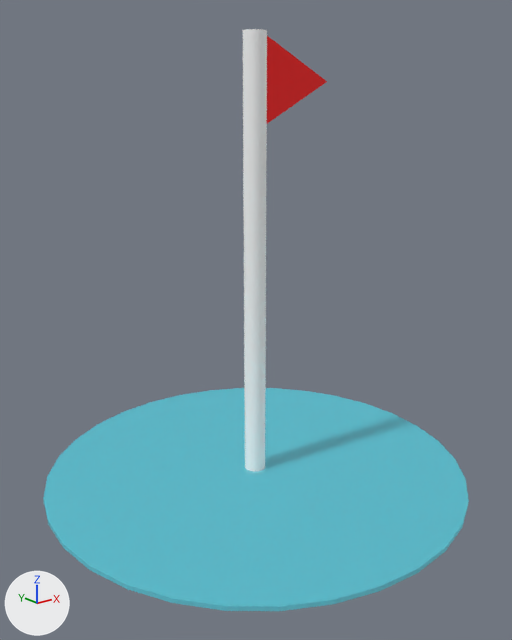
Renders of the COLLADA model wolf_waypoints/media/waypoint.dae from each side of a commit.
Camera for both pictures: a 50 mm camera at (-1.94, -2.42, 1.74) aimed at (-0.04, -0.05, 0.79). The axes (+X, +Y, +Z) are drawn at lower left. The lights are the same throughout.

Before the edit, the objects in view are built like this:
```python
me_cylinder_001_geometry = bpy.data.meshes.new('Cylinder_001-Geometry')
me_cylinder_001_geometry.from_pydata(...)  # a 32-sided cylinder along z spanning x -1.0..1.0, y -1.0..1.0, z -0.01..0.01
me_cylinder_001_geometry.materials.append(mat_blue_alpha)  # cyan #56dff3
me_cylinder_geometry = bpy.data.meshes.new('Cylinder-Geometry')
me_cylinder_geometry.from_pydata(...)  # a 32-sided cylinder along z spanning x -0.05..0.05, y -0.05..0.05, z -1.0..1.0
me_cylinder_geometry.materials.append(mat_white)  # white #ffffff
me_waypoints_001 = bpy.data.meshes.new('waypoints_001')
me_waypoints_001.from_pydata([(1.0, 0.0, 0.01), (-1.0, 0.0, -0.99), (-1.0, 0.0, 1.01), (-1.0, 0.06, 1.01), (-1.0, 0.06, -0.99), (1.0, 0.06, 0.01)], [], [(1, 0, 2), (0, 1, 4), (4, 5, 0), (1, 2, 3), (3, 4, 1), (2, 0, 5), (5, 3, 2), (3, 5, 4)])
me_waypoints_001.materials.append(mat_red)  # red #ff0000
ob_cylinder = bpy.data.objects.new('Cylinder', me_cylinder_geometry)
ob_cylinder.location = (0.006, 0.01, 0.998)
ob_cylinder_001 = bpy.data.objects.new('Cylinder_001', me_cylinder_001_geometry)
ob_cylinder_001.location = (0.003, -0.001, 0.001)
ob_waypoints = bpy.data.objects.new('waypoints', me_waypoints_001)
ob_waypoints.location = (0.229, 0.004, 1.804)
ob_waypoints.scale = (0.188, 0.188, 0.188)
```
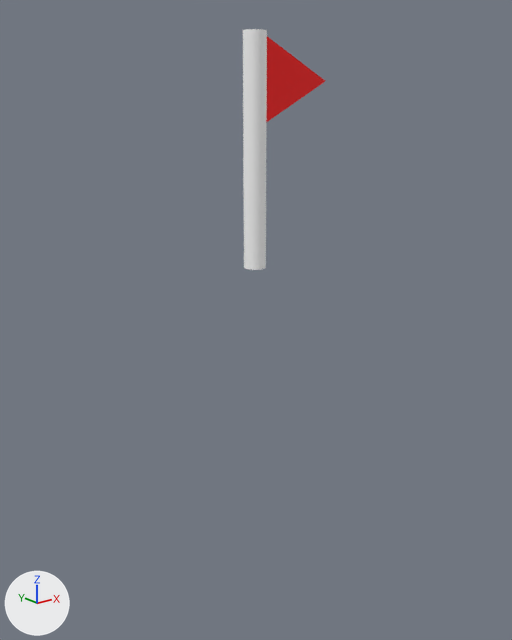
The newer file is also rescaled (x1.013), turned or shifted as a whole; pictures and numbers use the older file's frame.

Pixel boxes (x1, y1, x2, y2) of what changed, in the pictures (512 x 640 px):
'Cylinder_001', deleted (cyan): before (43, 388, 469, 611)
'Cylinder', moved, rescaled (45% shorter): before (243, 29, 267, 471); after (243, 29, 267, 270)
'waypoints', moved, rescaled: before (267, 36, 327, 123); after (266, 36, 325, 122)

The change, as a list of edits to the scene's bpy script:
```text
Remove ob_cylinder_001:
    ob_cylinder_001 = bpy.data.objects.new('Cylinder_001', me_cylinder_001_geometry)
    ob_cylinder_001.location = (0.003, -0.001, 0.001)
Change ob_waypoints:
    ob_waypoints.location: (0.229, 0.004, 1.804) -> (0.231, 0.013, 1.806)
    ob_waypoints.scale: (0.188, 0.188, 0.188) -> (0.186, 0.186, 0.186)
Change ob_cylinder:
    ob_cylinder.location: (0.006, 0.01, 0.998) -> (0.005, 0.01, 1.504)
    ob_cylinder.scale: (1.0, 1.0, 1.0) -> (0.988, 0.988, 0.494)
```
